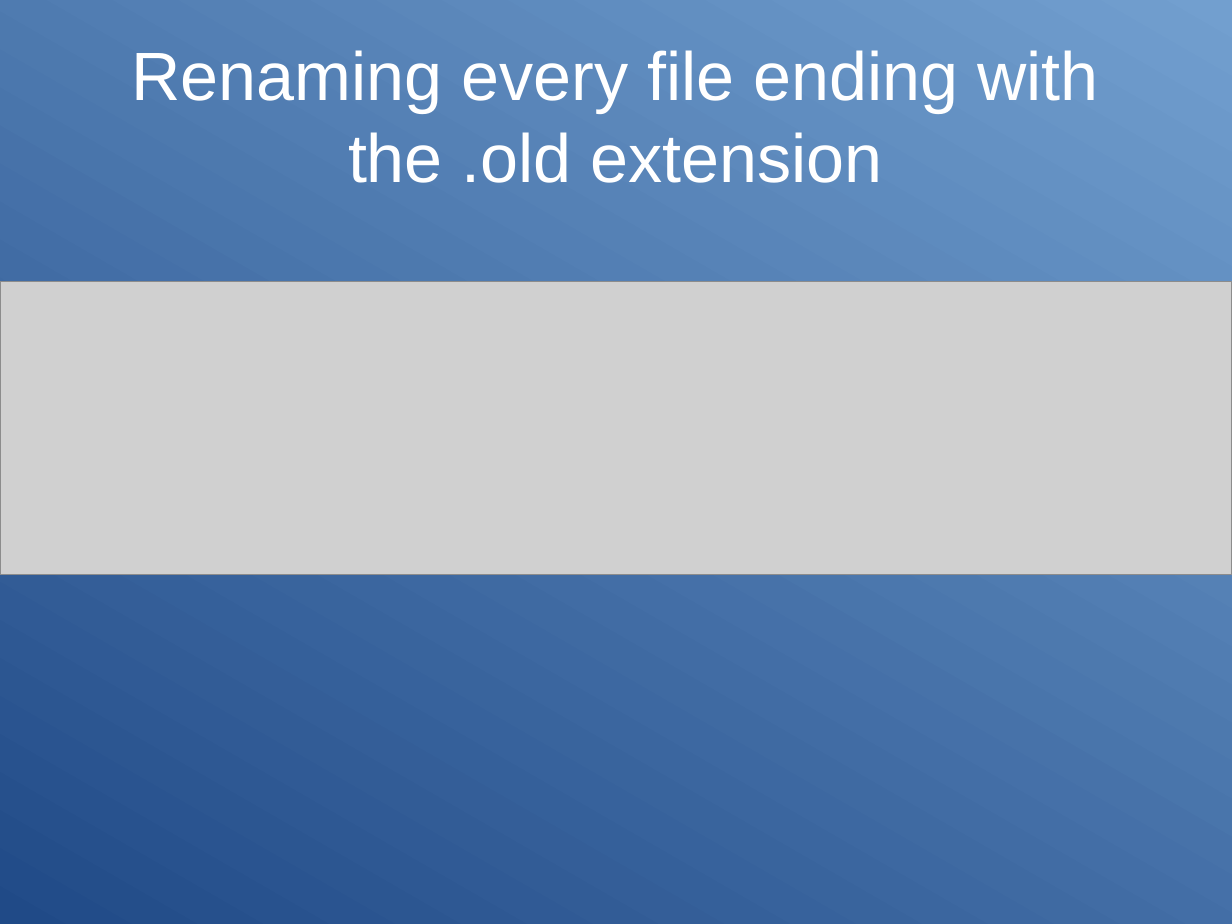
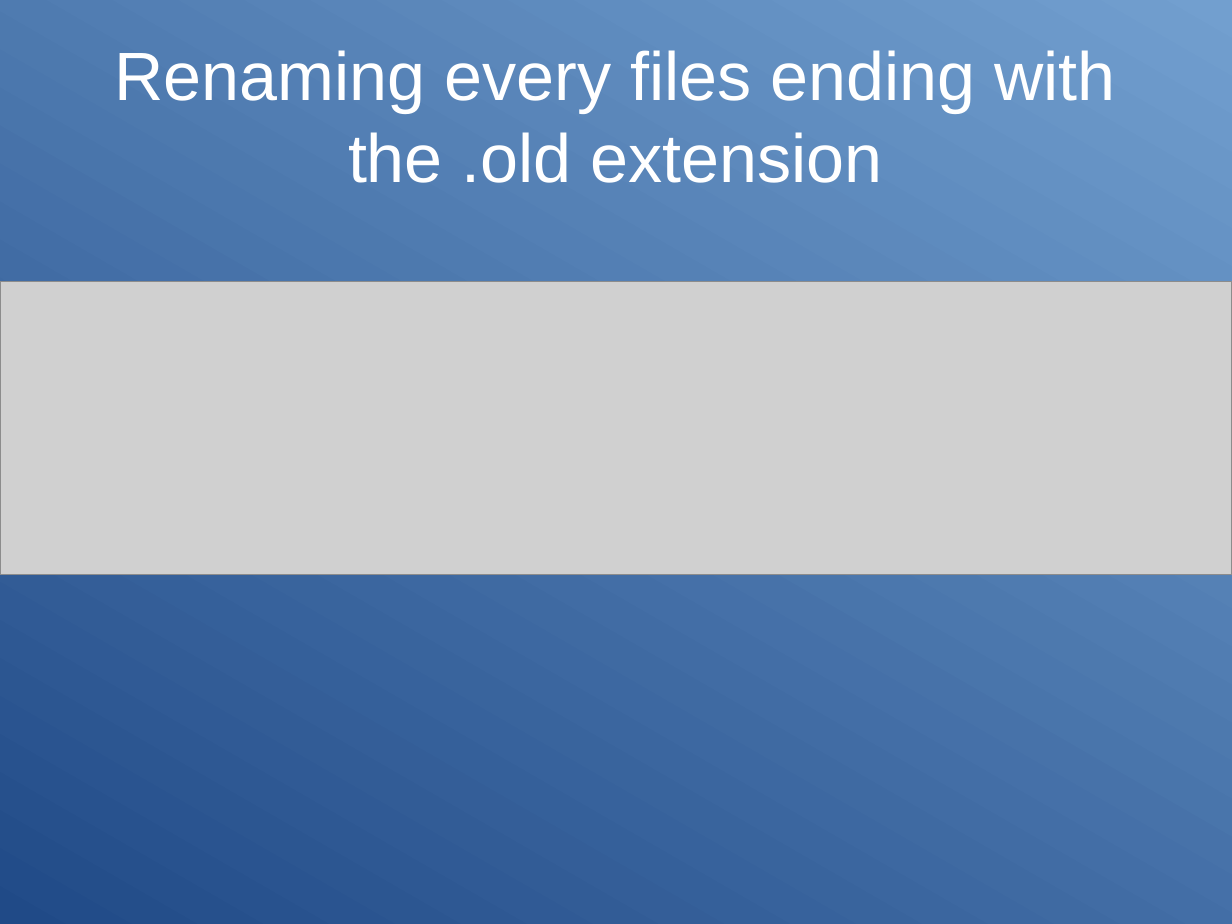
Before and after one commit to Clibre/An-introduction-to-bash, a slide deck: slide 75 of presentation.odp. Drawn at 1232x924 pixels with LibreOffice and Linux fonts; fonts in the diff are those of the drawing; grey boxes stand for pictures. Boxes give left, top, right and bottom in pixels: in the first picture for what was removed or moved away, otherwise in the second. Text is boxed around its words. In the diff, an @@ line names an element or a change of style, - is before the commit and + after.

```diff
--- a/presentation.odp
+++ b/presentation.odp
@@ title at (114,50,1115,183): text changed @@
-Renaming every file ending with the .old extension
+Renaming every files ending with the .old extension
```
Also in this commit, not shown: 20 other slides changed, 1 slide added, 1 slide removed, 2 other files.
